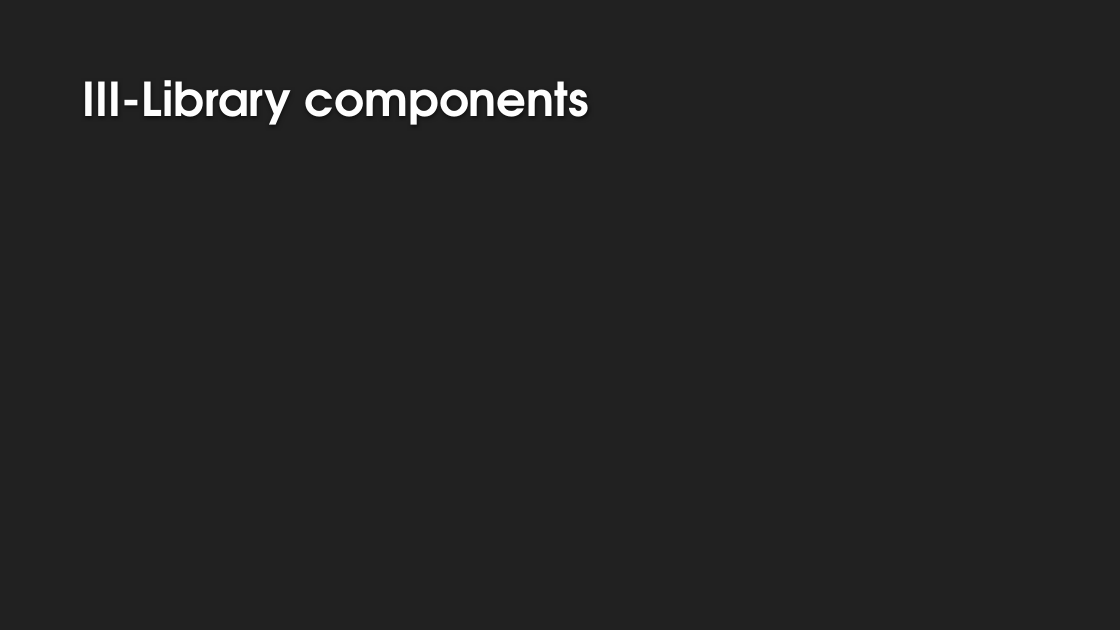
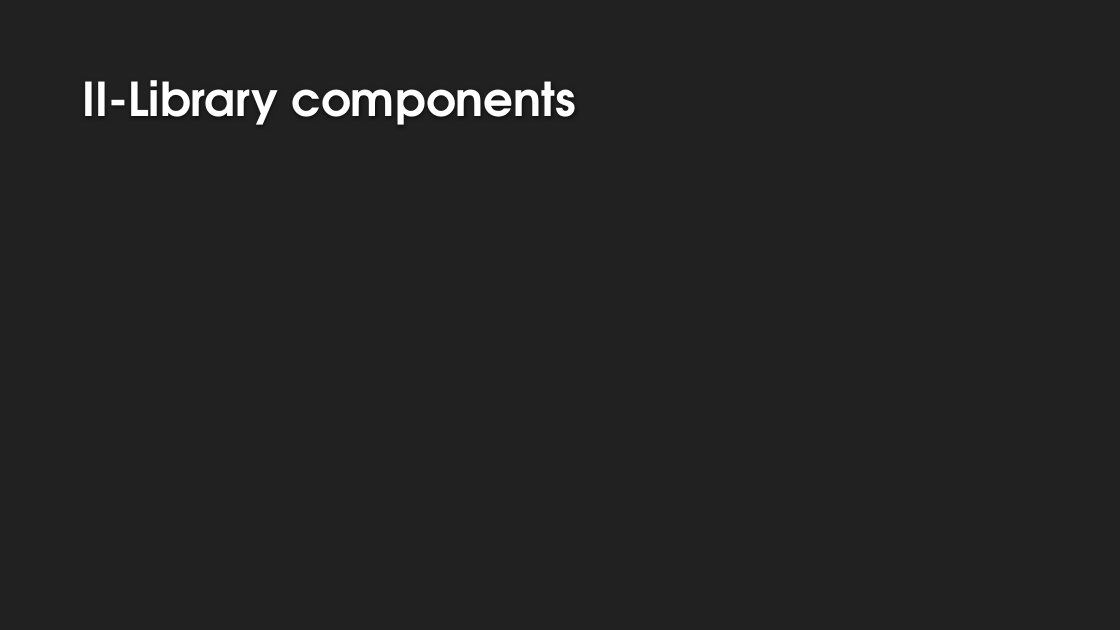
Before and after one commit to Ayadi07/Quantlib, a slide deck: slide 5 of QuantLib1.3 16-01-2014.pptx (slide 6 before the commit). Drawn at 1120x630 pixels with LibreOffice and Linux fonts; fonts in the diff are those of the drawing; background and template pictures are left out. Boxes give left, top, right and bottom in pixels: in the first picture for what was removed or moved away, otherwise in the second. Text is boxed around its words. In the diff, an @@ line names an element or a change of style, - is before the commit and + after.

```diff
--- a/QuantLib1.3 16-01-2014.pptx
+++ b/QuantLib1.3 16-01-2014.pptx
@@ title at [83, 80, 576, 125]: text changed @@
-III-Library components
+II-Library components
```
Also in this commit, not shown: 3 other slides changed, 3 slides added, 2 slides removed.
